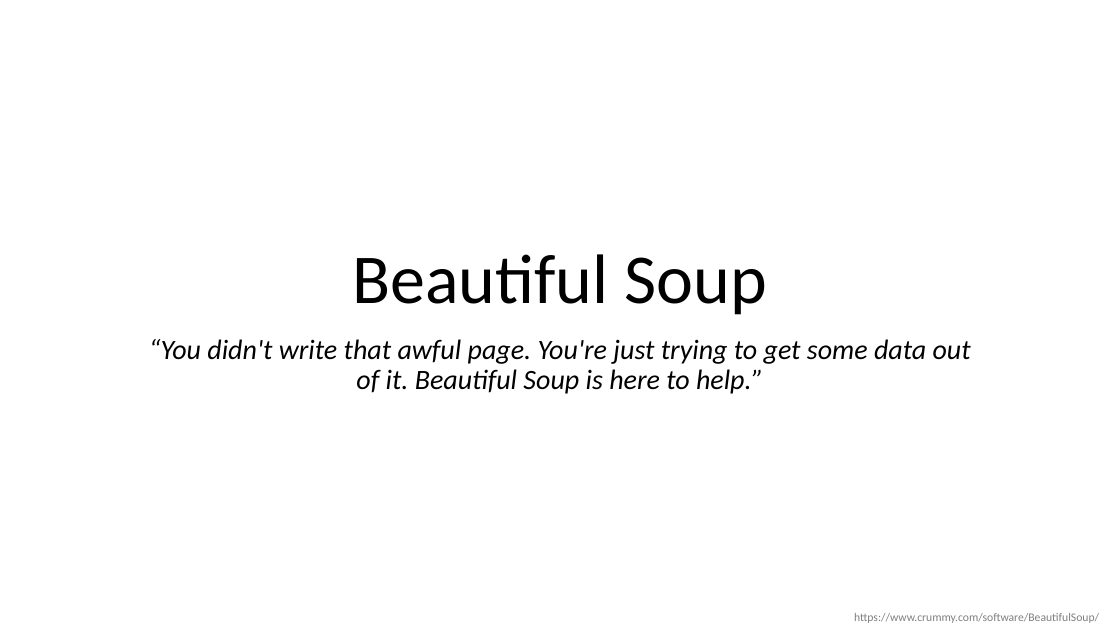
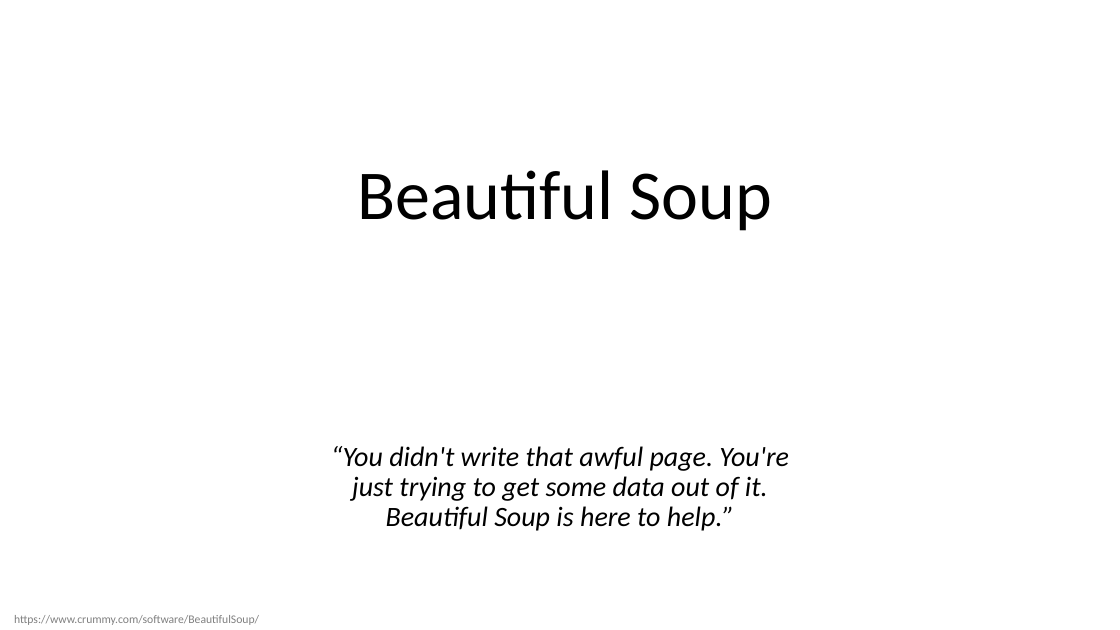
Before and after one commit to fmwestby/IN3110_Group_Sessions, a slide deck: slide 1 of 06_webScrapping/beautifulSoup.pptx. Drawn at 1120x630 pixels with LibreOffice and Linux fonts; fonts in the diff are those of the drawing; background and template pictures are left out. Boxes give left, top, right and bottom in pixels: in the first picture for what was removed or moved away, otherwise in the second. Text is boxed around its words. In the diff, an @@ line names an element or a change of style, - is before the commit and + after.

```diff
--- a/06_webScrapping/beautifulSoup.pptx
+++ b/06_webScrapping/beautifulSoup.pptx
@@ title "Beautiful Soup": place and size @@
-title "Beautiful Soup" at bbox=[353, 254, 768, 315]
+title "Beautiful Soup" at bbox=[357, 170, 772, 231]
@@ subtitle "“You didn't write that awful ..." rewrapped from bbox=[149, 339, 971, 394] to bbox=[331, 446, 789, 531] @@
@@ text "https://www.crummy.com/software/BeautifulSoup/": place and size @@
-text "https://www.crummy.com/software/BeautifulSoup/" at bbox=[854, 613, 1099, 623]
+text "https://www.crummy.com/software/BeautifulSoup/" at bbox=[14, 615, 259, 625]
```
Also in this commit, not shown: 5 other slides changed, 6 slides added, 3 other files.
